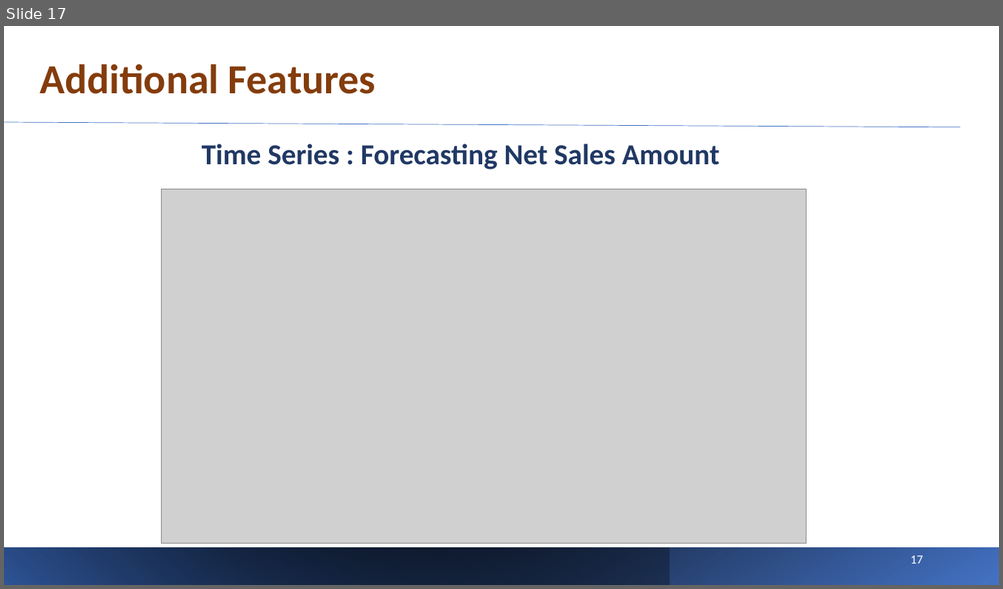
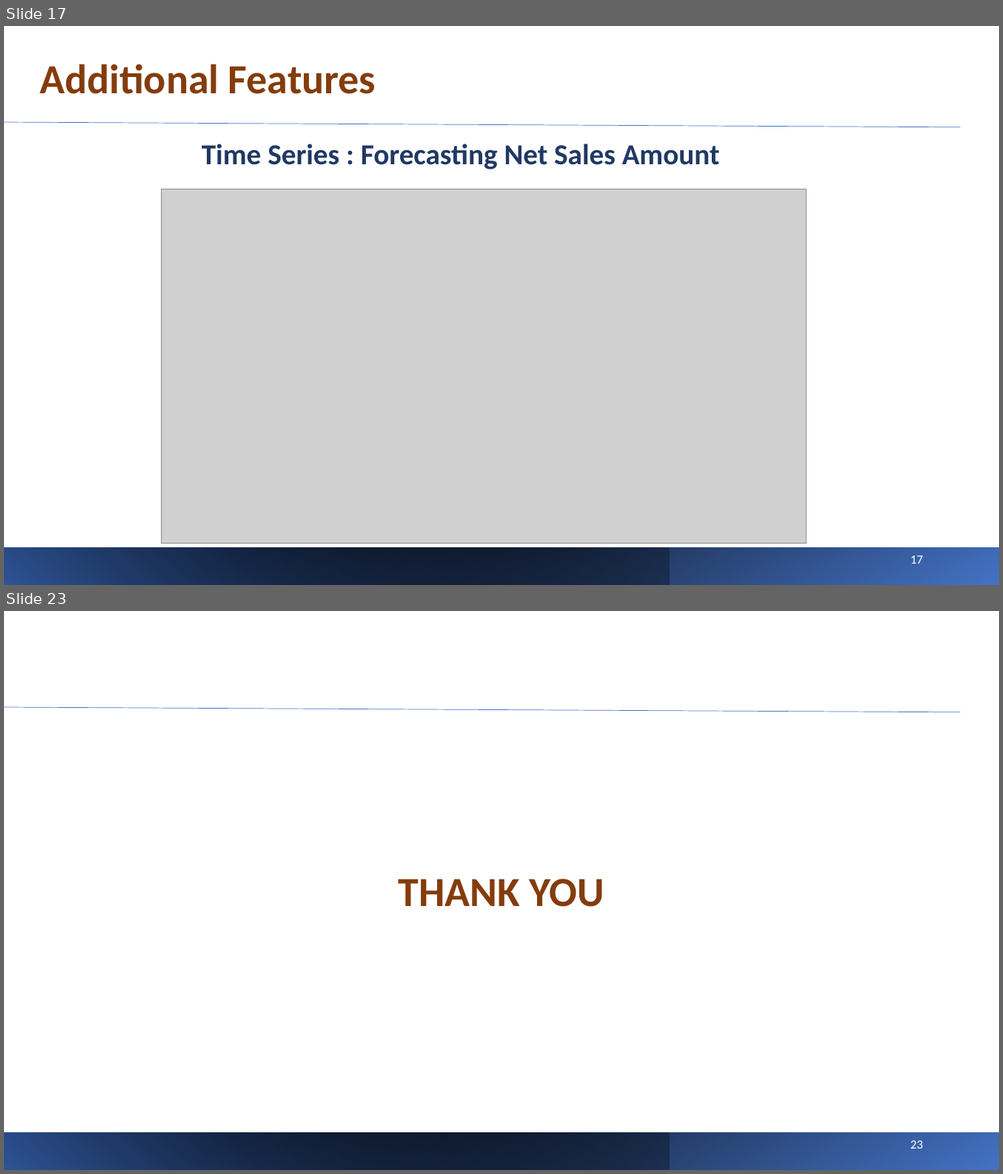
Before and after one commit to Namrata-Patel/AIM-5001, a slide deck: Final_Project/DAM - Final Project Presentation.pptx. Shown one above the other, each under a label of ours: slide 17 before the commit, slides 17 and 23 after it; the slides between them are not shown. The pictures are 1003x589 and 1003x1174 pixels, drawn with LibreOffice and Linux fonts; fonts in the diff are those of the drawing; grey boxes stand for pictures. Boxes give left, top, right and bottom in pixels: in the first picture for what was removed or moved away, otherwise in the second. Text is boxed around its words. In the diff, an @@ line names an element or a change of style, - is before the commit and + after.

```diff
--- a/Final_Project/DAM - Final Project Presentation.pptx
+++ b/Final_Project/DAM - Final Project Presentation.pptx
@@ slide 23 added at [4,611,999,1170], background #FFFFFF @@
@@ line added from (5, 707) to (960, 712), #4472C4 0.5 pt @@
@@ text added at [398,879,603,907], 40 pt, text #843C0C, bold @@
+THANK YOU
@@ rectangle added at [4,1133,999,1170], fill gradient #4472C4 to #000000 @@
@@ rectangle added at [4,1133,669,1170], fill gradient #000000 to #2F5597 @@
@@ text added at [910,1141,922,1149], 12 pt, text #FFFFFF @@
+23
```
Also in this commit, not shown: 12 slides changed, 1 other slide added.
